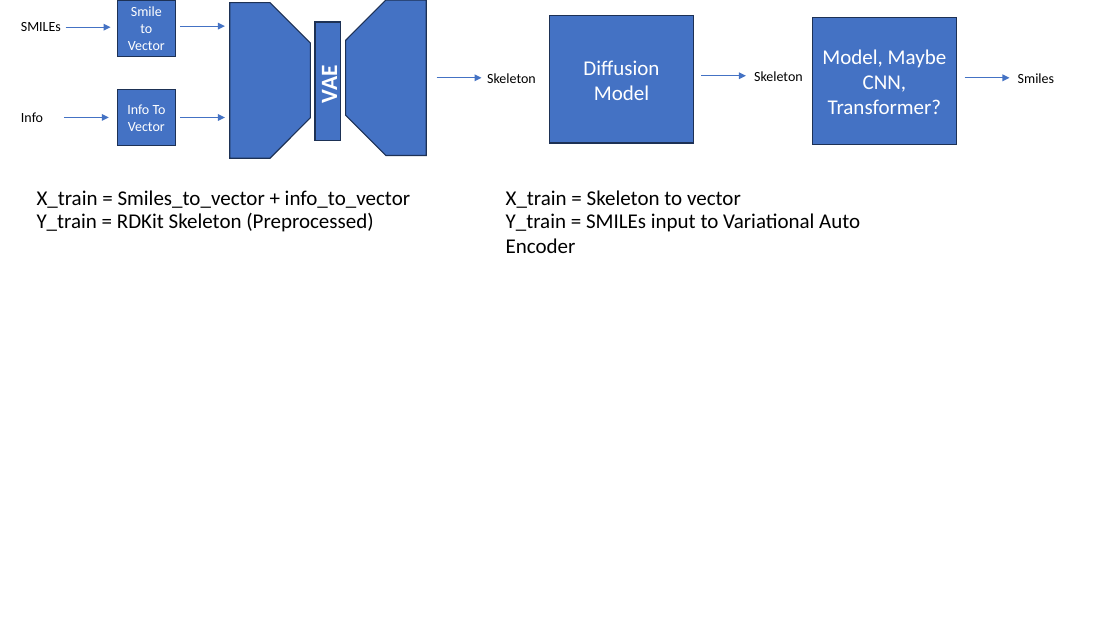
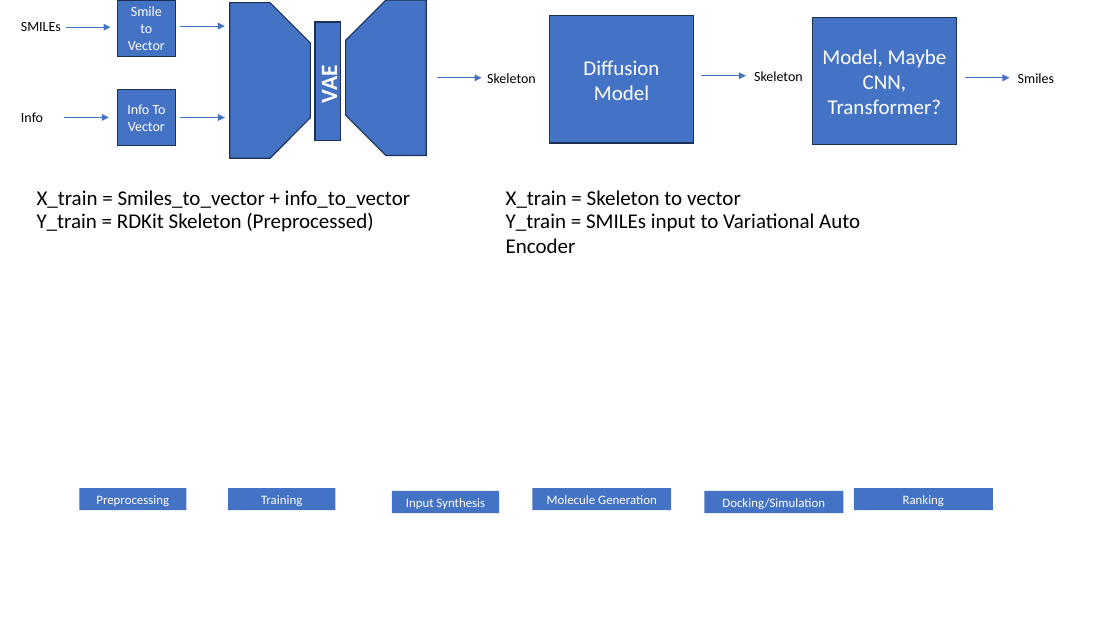
Before and after one commit to DanielFlockhart/Molecular-Generation, a slide deck: slide 1 of docs/Architectures.pptx. Drawn at 1120x630 pixels with LibreOffice and Linux fonts; fonts in the diff are those of the drawing. Boxes give left, top, right and bottom in pixels: in the first picture for what was removed or moved away, otherwise in the second. Text is boxed around its words. In the diff, an @@ line names an element or a change of style, - is before the commit and + after.

```diff
--- a/docs/Architectures.pptx
+++ b/docs/Architectures.pptx
@@ rectangle added at <box>79,488,187,510</box>, fill #4472C4, 11 pt, text #FFFFFF @@
+Preprocessing
@@ rectangle added at <box>229,488,336,510</box>, fill #4472C4, 11 pt, text #FFFFFF @@
+Training
@@ rectangle added at <box>392,491,500,513</box>, fill #4472C4, 11 pt, text #FFFFFF @@
+Input Synthesis
@@ rectangle added at <box>533,488,671,510</box>, fill #4472C4, 11 pt, text #FFFFFF @@
+Molecule Generation
@@ rectangle added at <box>705,491,844,513</box>, fill #4472C4, 11 pt, text #FFFFFF @@
+Docking/Simulation
@@ rectangle added at <box>854,488,993,510</box>, fill #4472C4, 11 pt, text #FFFFFF @@
+Ranking
```
Also in this commit, not shown: 1 slide added, 26 other files.
